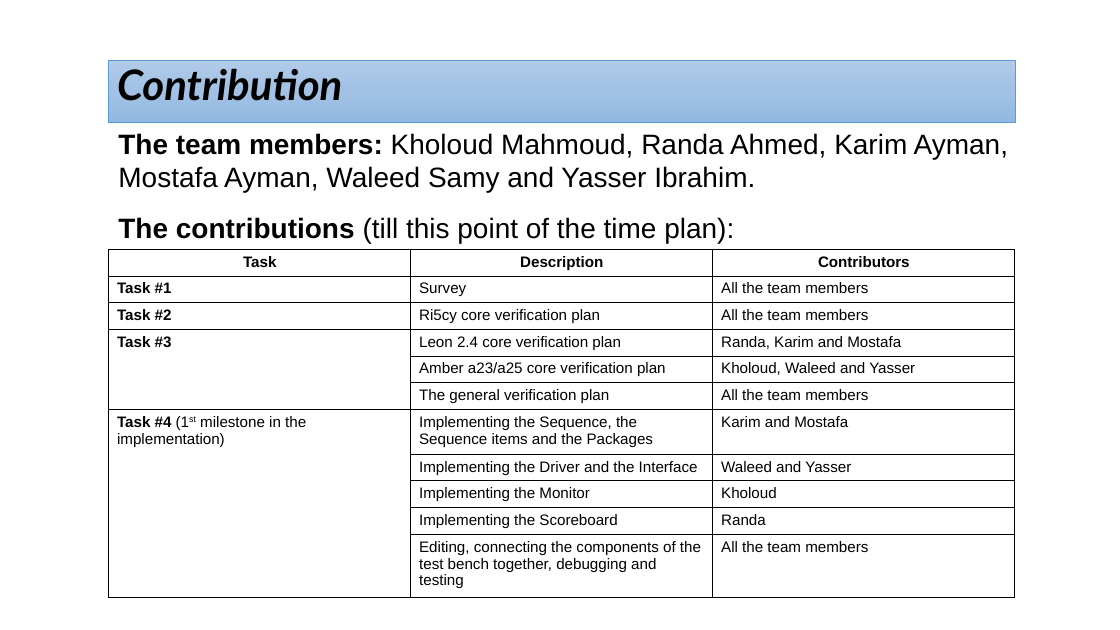
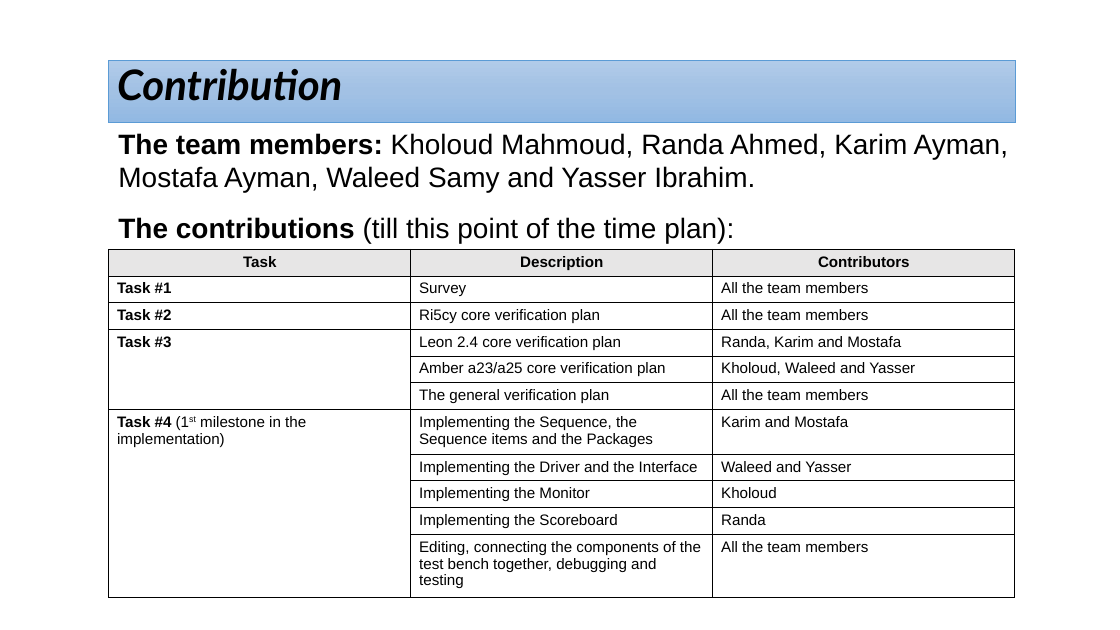
Before and after one commit to cufeolm/codeGP, a slide deck: slide 7 of Project_progress_Agenda.pptx. Drawn at 1120x630 pixels with LibreOffice and Linux fonts; fonts in the diff are those of the drawing. Boxes give left, top, right and bottom in pixels: in the first picture for what was removed or moved away, otherwise in the second. Text is boxed around its words. In the diff, an @@ line names an element or a change of style, - is before the commit and + after.

```diff
--- a/Project_progress_Agenda.pptx
+++ b/Project_progress_Agenda.pptx
@@ table at [108, 250, 1016, 597] @@
@@ fill none to #E7E6E6 in row 1 @@
```
Also in this commit, not shown: 6 other slides changed, 1 slide added, 3 other files.
